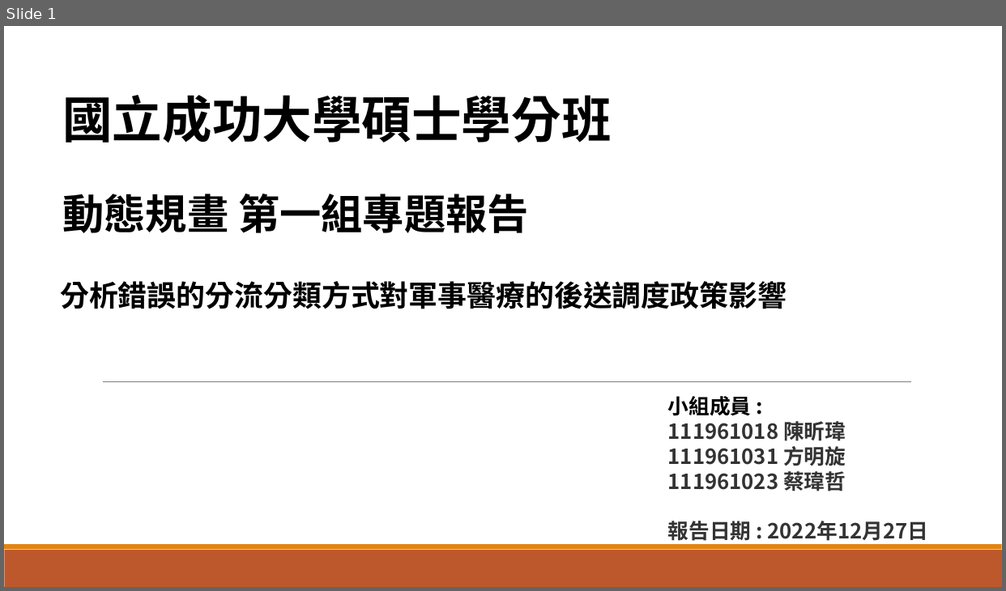
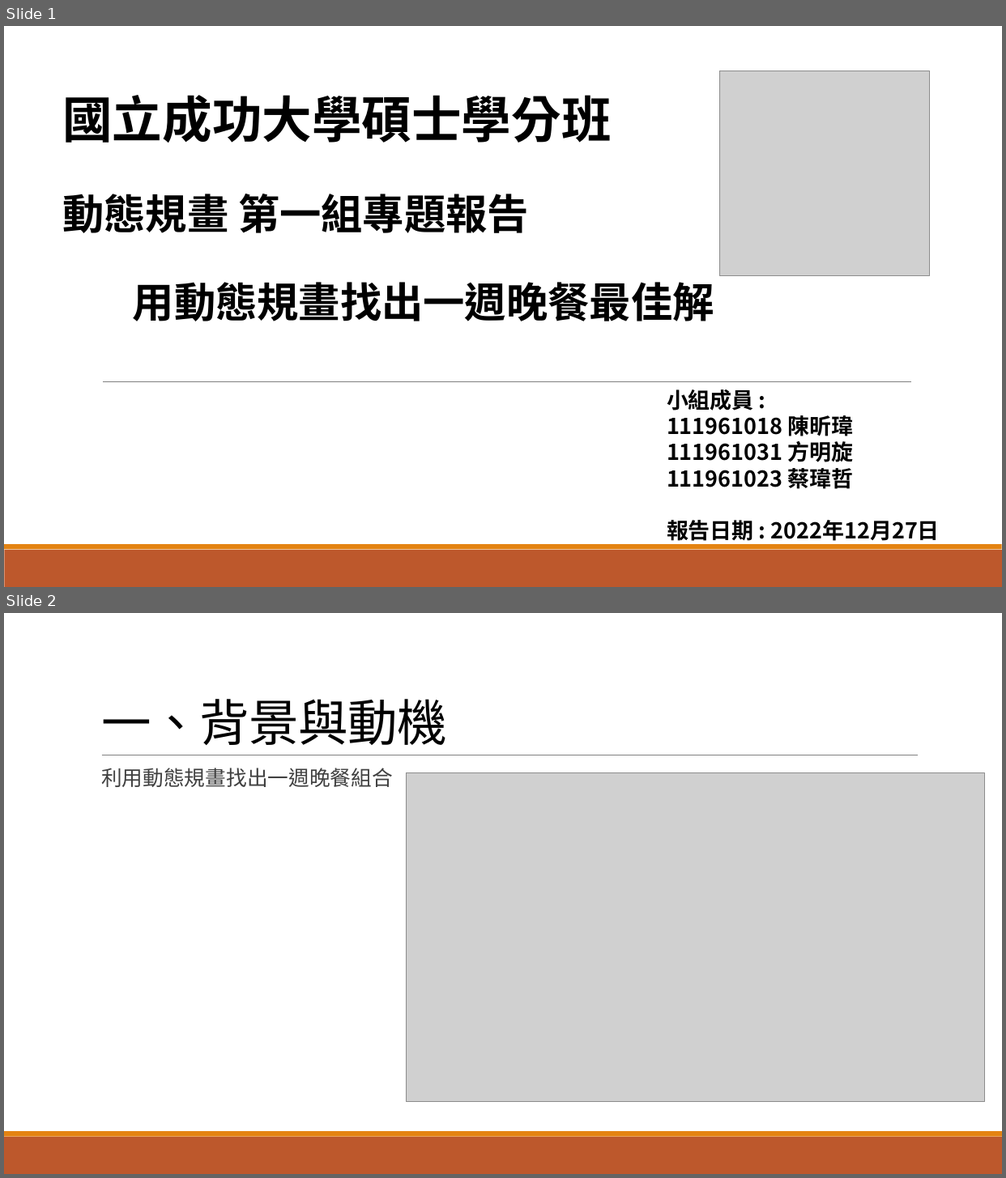
Before and after one commit to BangkokPicasso/Dynamic_Programming, a slide deck: Dynamic_Programming.pptx. Shown one above the other, each under a label of ours: slide 1 before the commit, slides 1 and 2 after it. The pictures are 1006x591 and 1006x1178 pixels, drawn with LibreOffice and Linux fonts; fonts in the diff are those of the drawing; grey boxes stand for pictures. Boxes give left, top, right and bottom in pixels: in the first picture for what was removed or moved away, otherwise in the second. Text is boxed around its words. In the diff, an @@ line names an element or a change of style, - is before the commit and + after.

```diff
--- a/Dynamic_Programming.pptx
+++ b/Dynamic_Programming.pptx
@@ slide 2 added at [4, 613, 1002, 1174], background #FFFFFF; not listed: 2 template elements that a slide beside it also shows @@
@@ title added at [101, 699, 447, 745], 48 pt, text #000000 @@
+一、背景與動機
@@ line added from (102, 756) to (918, 756), #808080 0.5 pt @@
@@ text added at [101, 768, 393, 787], 20 pt, text #404040 @@
+  利用動態規畫找出一週晚餐組合
@@ picture added at [407, 773, 985, 1102] @@
@@ slide 1 changed as well @@
@@ picture added at [720, 71, 929, 276] @@
@@ text at [133, 282, 714, 322]: text changed; size 28 to 40 pt @@
-分析錯誤的分流分類方式對軍事醫療的後送調度政策影響
+用動態規畫找出一週晚餐最佳解
@@ text "小組成員 :": place and size @@
-text "小組成員 :" at [668, 396, 929, 541]
+text "小組成員 :" at [667, 390, 940, 545]
@@ text "小組成員 :" at [667, 390, 940, 545]: size 20 to 21 pt, text colour #333333 to #000000 @@
```
Also in this commit, not shown: 11 other slides added, 1 slide removed.
